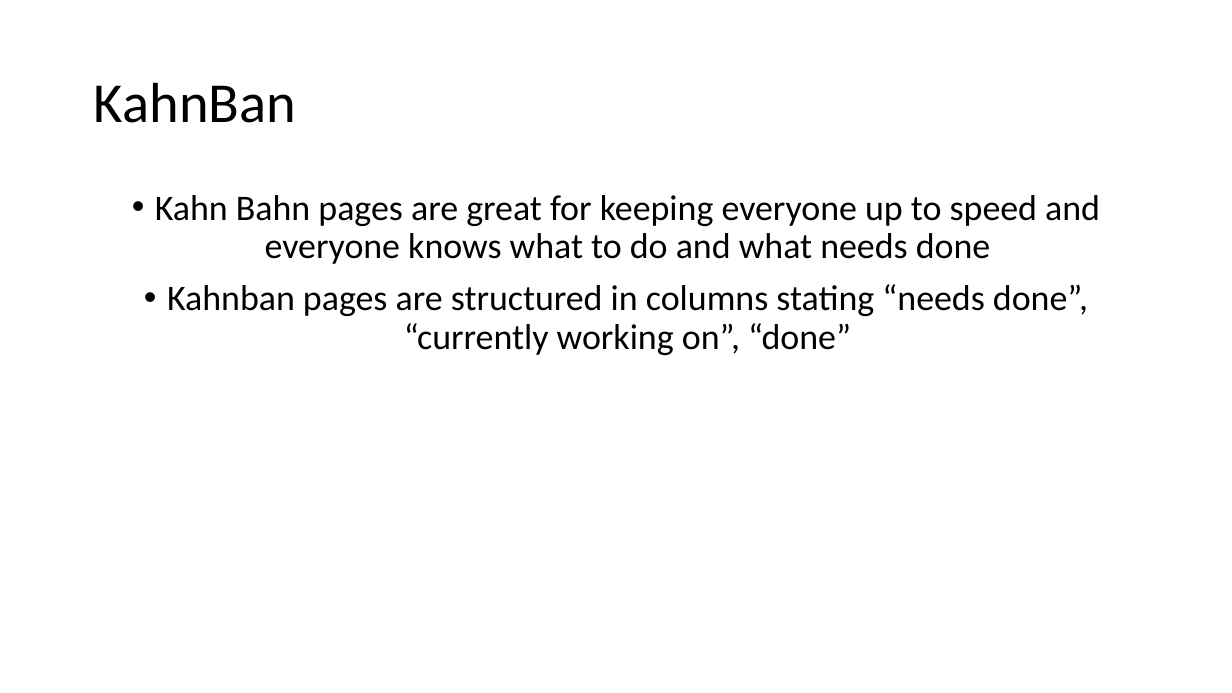
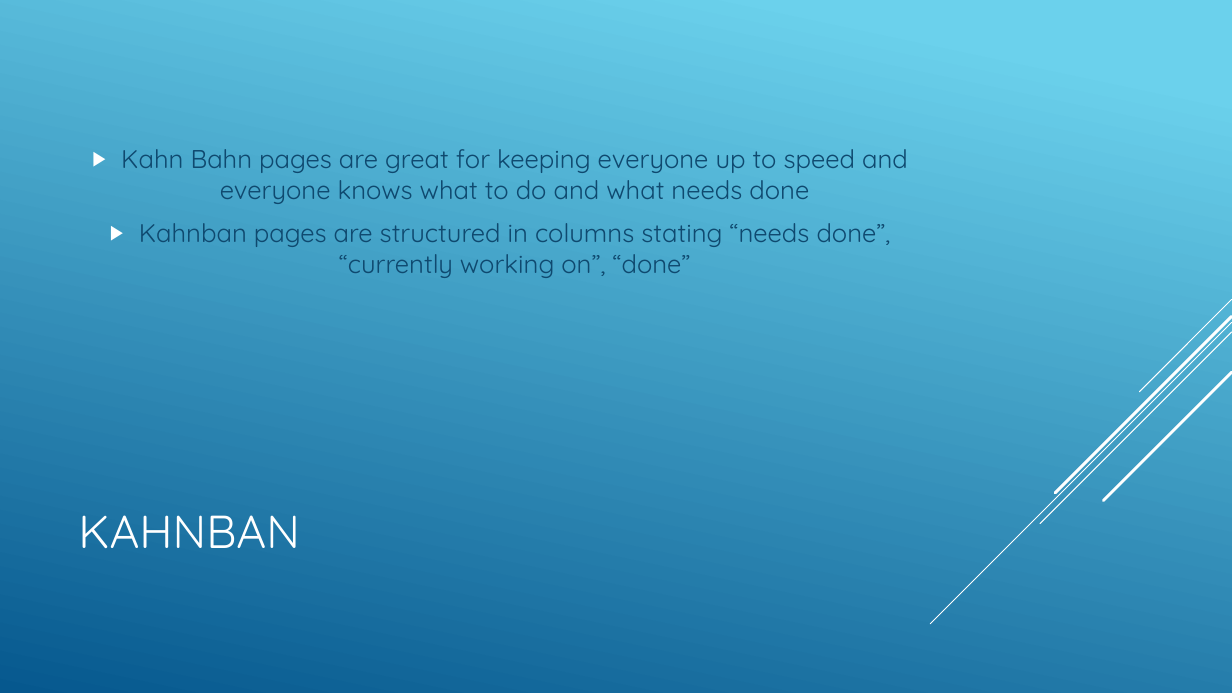
Before and after one commit to csmith1188/docpacs2122, a slide deck: slide 4 of docpac_mar18/Presentation.pptx. Drawn at 1232x693 pixels with LibreOffice and Linux fonts; fonts in the diff are those of the drawing. Boxes give left, top, right and bottom in pixels: in the first picture for what was removed or moved away, otherwise in the second. Text is boxed around its words. In the diff, an @@ line names an element or a change of style, - is before the commit and + after.

```diff
--- a/docpac_mar18/Presentation.pptx
+++ b/docpac_mar18/Presentation.pptx
@@ background #FFFFFF to gradient #6ED2EB to #06588E @@
@@ text "Kahn Bahn pages are great ...": place and size @@
-text "Kahn Bahn pages are great ..." at bbox=[155, 195, 1100, 355]
+text "Kahn Bahn pages are great ..." at bbox=[121, 149, 908, 278]
@@ text "Kahn Bahn pages are great ..." at bbox=[121, 149, 908, 278]: size 28 to 20 pt, font Calibri to Quicksand, text colour #000000 to #0F496F; bullet • to ▶; line spacing 0.9 to 1; vertical alignment top to middle @@
@@ group added at bbox=[931, 299, 1232, 624]: 5 lines @@
@@ title at bbox=[78, 515, 300, 548]: text changed; size 44 to 36 pt; font Calibri to Quicksand; text colour #000000 to #FFFFFF @@
-KahnBan
+KAHNBAN
```
Also in this commit, not shown: 11 other slides changed, 1 slide added, 1 slide removed.
